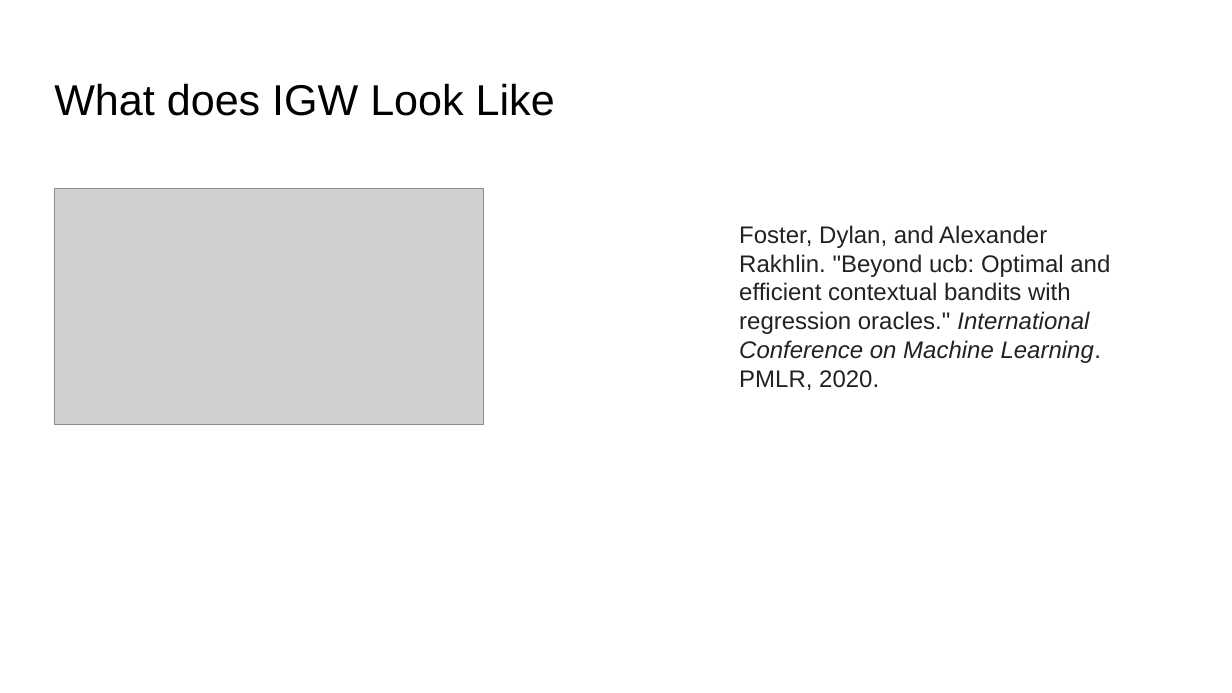
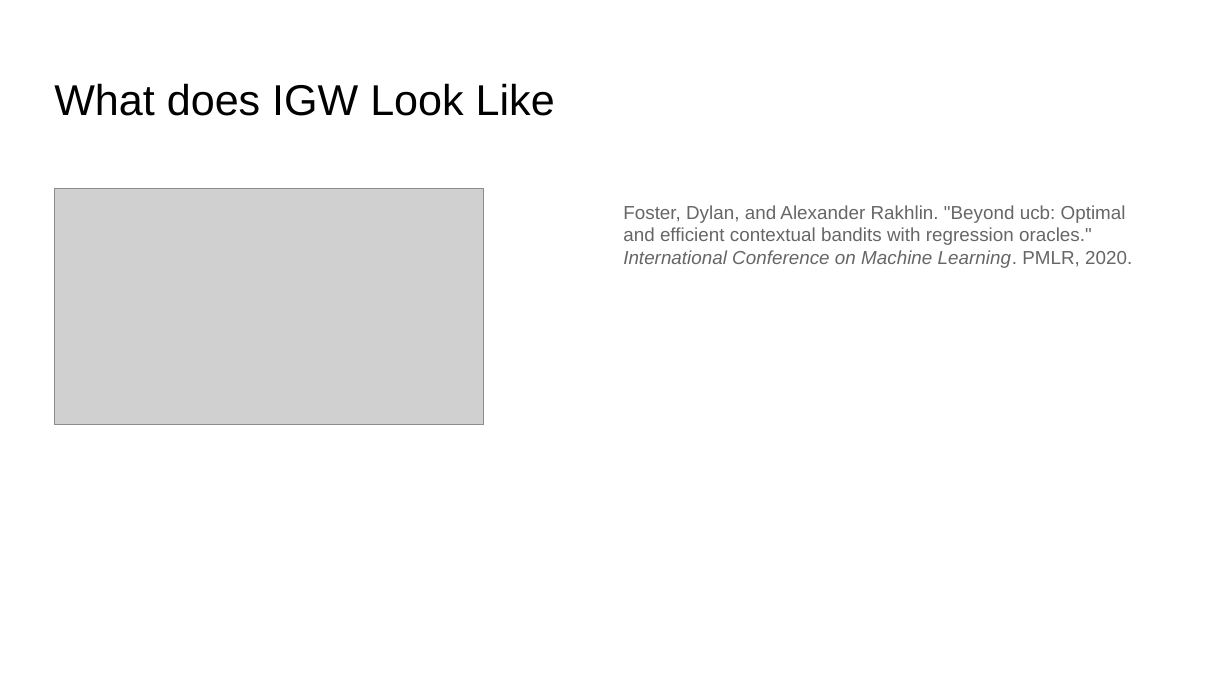
Before and after one commit to mrucker/igw_experiments, a slide deck: slide 4 of IGW.pptx. Drawn at 1232x693 pixels with LibreOffice and Linux fonts; fonts in the diff are those of the drawing; grey boxes stand for pictures. Boxes give left, top, right and bottom in pixels: in the first picture for what was removed or moved away, otherwise in the second. Text is boxed around its words. In the diff, an @@ line names an element or a change of style, - is before the commit and + after.

```diff
--- a/IGW.pptx
+++ b/IGW.pptx
@@ text "Foster, Dylan, and Alexander Rakhlin. ...": place and size @@
-text "Foster, Dylan, and Alexander Rakhlin. ..." at box(739, 225, 1110, 390)
+text "Foster, Dylan, and Alexander Rakhlin. ..." at box(623, 205, 1132, 268)
@@ text "Foster, Dylan, and Alexander Rakhlin. ..." at box(623, 205, 1132, 268): size 14 to 11 pt, text colour #222222 to #666666 @@
```
Also in this commit, not shown: 5 other slides changed, 3 slides added, 7 other files.
